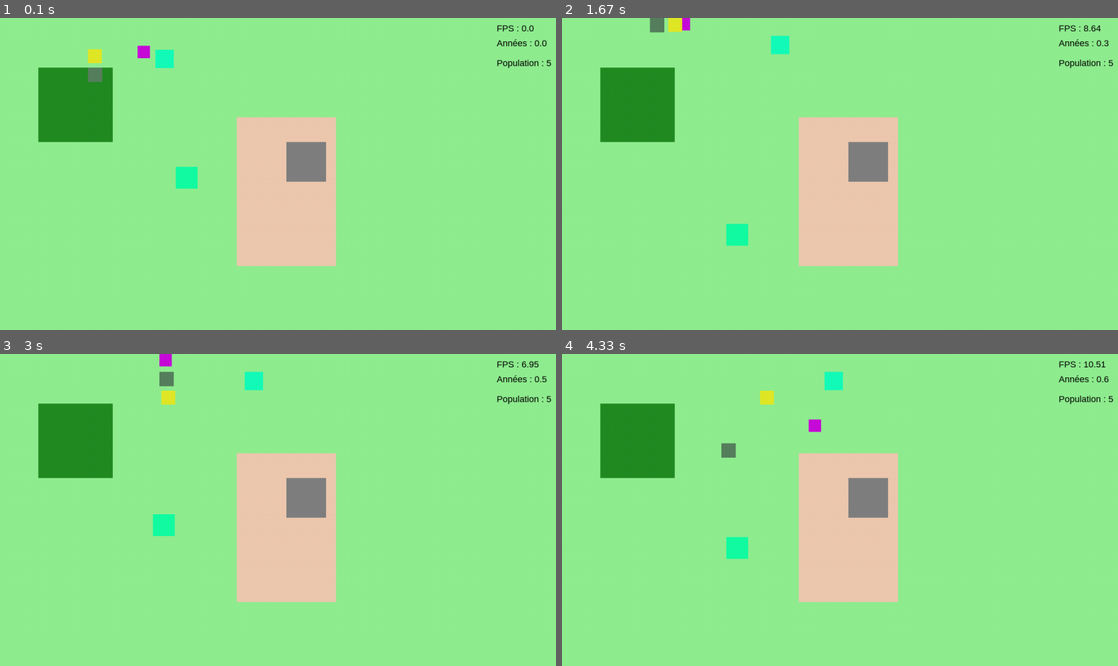
Above: before the commit, frames 1-4 (two rows, left to right).
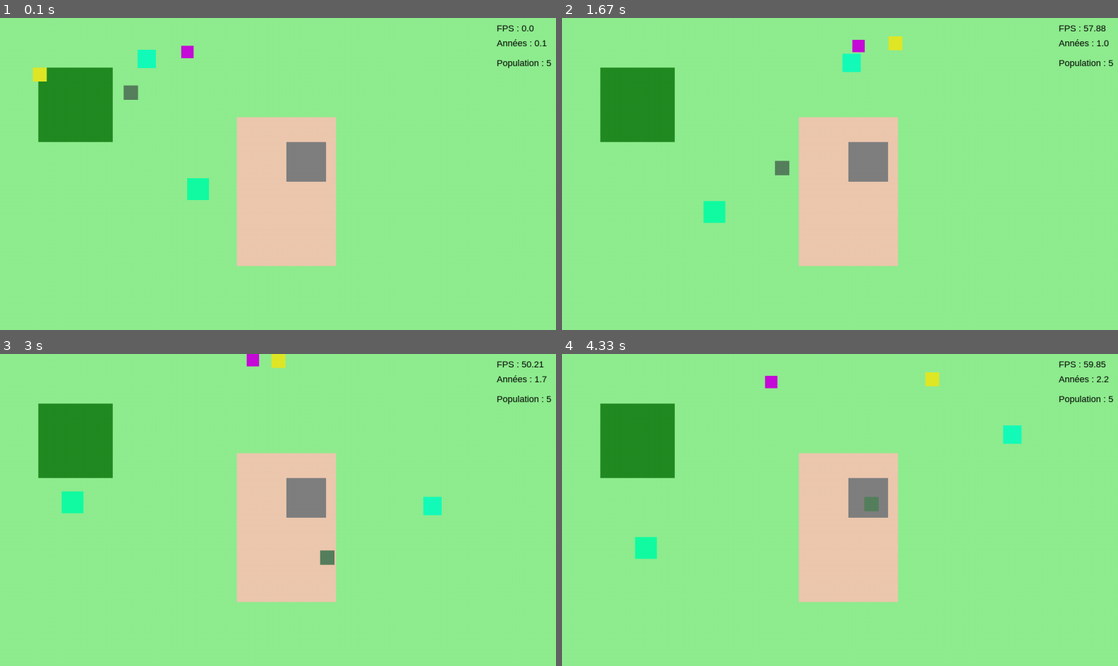
Above: after the commit, the same moments.

Repository: mea-me/ProjetS2-2026-CMI
Game: pygame game, started from src/prototypePy/main.py
Same seed, same stepped clock (60 frames per second), same inputs: the game is played once before the commit and once after it.
Inputs:
- Up to frame 1 (0.1 s): no input
- Up to frame 2 (1.67 s): tap Enter at 0.33, 0.67, 1.07, 1.37, 1.63 s
- Up to frame 3 (3 s): tap Enter at 1.97, 2.4, 2.8 s
- Up to frame 4 (4.33 s): tap Enter at 3.1, 3.47, 3.87 s

The runs differ from the first frame. In frame 1, 1.5% of the frame differs, in the area x 5-99%, y 7-59%; in frame 2, 1.7%; in frame 3, 1.7%; in frame 4, 1.7%, in the area x 13-99%, y 2-66%.

Commit message:
feat : apparition nouvelles especes

Diff:
--- a/src/prototypePy/main.py
+++ b/src/prototypePy/main.py
@@ -3,10 +3,64 @@
 import pygame,os,sys,time
 from structures.genome import Genome
 from random import choice
-from structures.allele import Allele
+from structures.allele import Allele, dico_alleles
 from structures.individu import Individu
 from structures.environnement import Biome, WorldMap
 from structures.livings import Livings, Espece, Population
+
+
+#Fonctions utilisées plus tard =)
+
+def moyenne_des_differences(individu1, individu2):
+    nb_alleles_etudiees = 0
+    for k in dico_alleles.keys():
+        if dico_alleles[k][5] == "int":
+            nb_alleles_etudiees += 1
+
+        if k == "couleur":
+            nb_alleles_etudiees += 1
+
+
+    t = 0
+    for k in dico_alleles.keys():
+        if dico_alleles[k][5] == "int":
+            t += min(individu1.genome.get_val(k)/individu2.genome.get_val(k), individu2.genome.get_val(k)/individu1.genome.get_val(k))
+
+        if k == "couleur":
+            t_bis = 0
+            for i in range(3):
+                t_bis += min(individu1.genome.get_val(k)[i]/individu2.genome.get_val(k)[i], individu2.genome.get_val(k)[i]/individu1.genome.get_val(k)[i])
+
+            t += t_bis/3
+
+
+    return t/nb_alleles_etudiees
+
+
+def NouvelleEspecePointDInterrogation(popu):
+    '''renvoie un agent si les conditions requises pour une nouvelle espece sont vraies, None sinon
+    popu est la liste population mais ne contenant que des individus d'une meme espece'''
+    deja_teste = []
+    for agent in popu:
+        if agent not in deja_teste:
+            similaires = 0
+            for agent_bis in popu:
+                if agent != agent_bis and moyenne_des_differences(agent,agent_bis)<=0.2:
+                    similaires += 1
+            differents = 0
+            for agent_bis in popu:
+                if agent != agent_bis and moyenne_des_differences(agent,agent_bis)>0.25:
+                    differents += 1
+
+            if len(popu)>8 and similaires >= len(popu)/4 and differents >= len(popu)/2:
+                return agent
+            else:
+                deja_teste.append(agent)
+
+    return None
+
+
+
 
 #Initialisation de Pygame
 pygame.init()
@@ -98,6 +152,10 @@
         age += 1
         if age %300 == 0:
             grenouille.update()
+            if len(Population.populations)>1:
+                print(moyenne_des_differences(Population.populations[0],Population.populations[1]))
+            if NouvelleEspecePointDInterrogation(Population.populations) is not None:
+                print("content")
         age_texte = font.render(f"Années : {round(age/60, 1)}", True, (0, 0, 0))
         screen.blit(age_texte, (W*0.8, 40))
 
@@ -107,6 +165,6 @@
 
         #time.sleep(0.2)
         pygame.display.flip()
-        clock.tick(15)
+        clock.tick(60)
 
 pygame.quit()
--- a/src/prototypePy/structures/livings.py
+++ b/src/prototypePy/structures/livings.py
@@ -208,7 +208,7 @@
                 if n!=0:
                     self.dico_evolution_alleles[k].append([t[0]/n,t[1]/n,t[2]/n])
 
-        for k in self.dico_evolution_alleles.keys():
-
-            print(f'{k} : {self.dico_evolution_alleles[k]}')
-        print(f'Effectif : {self.effectif}')
+        # for k in self.dico_evolution_alleles.keys():
+
+        #     print(f'{k} : {self.dico_evolution_alleles[k]}')
+        # print(f'Effectif : {self.effectif}')
